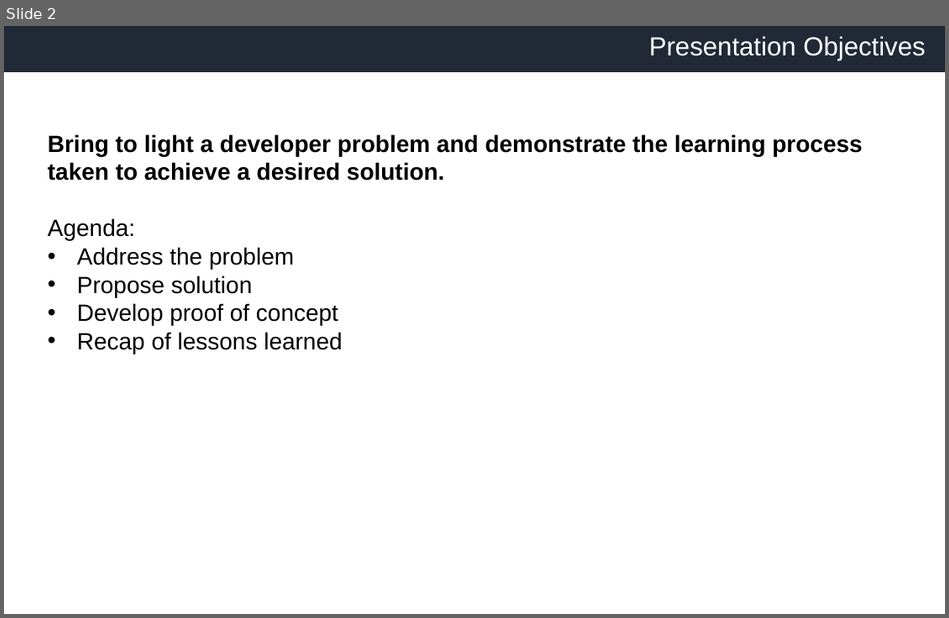
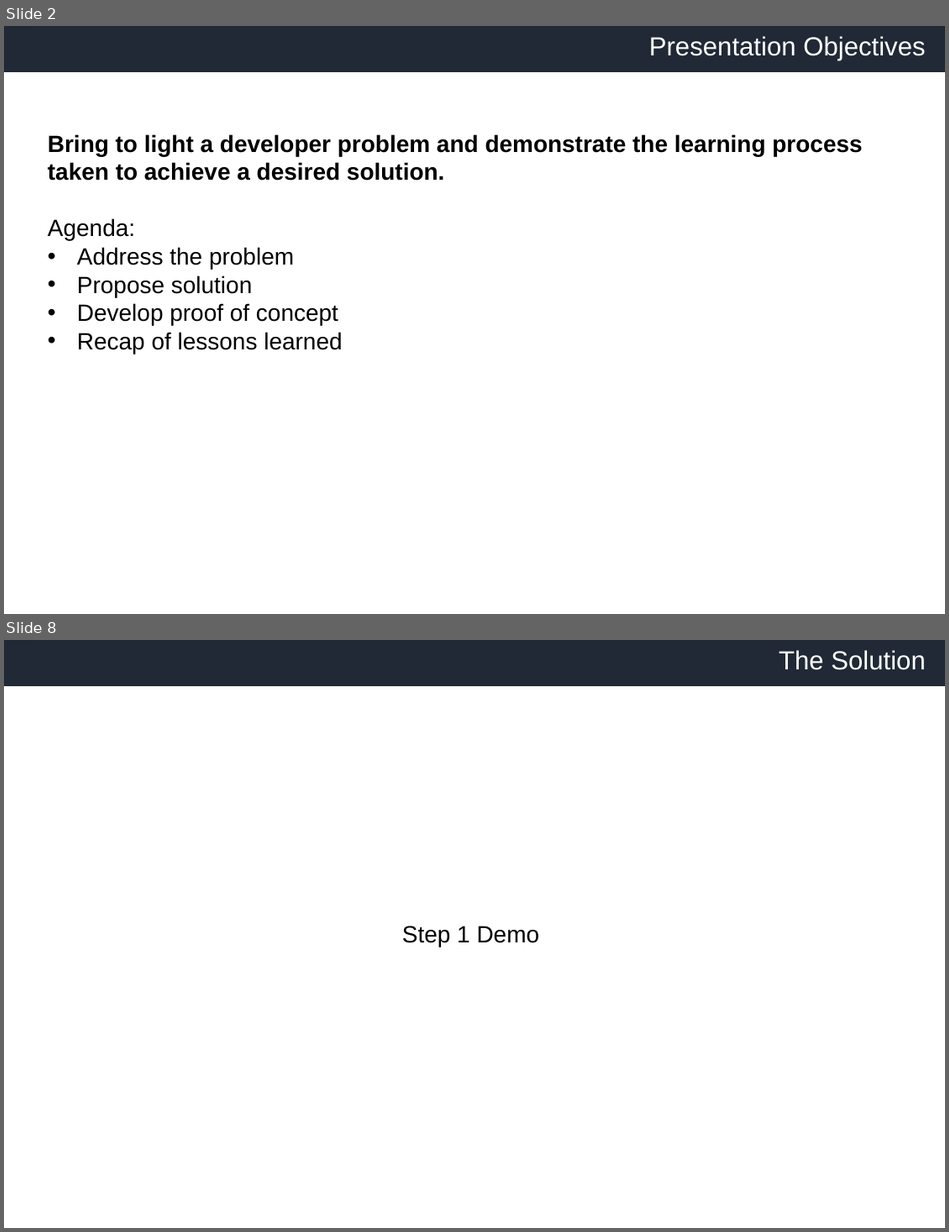
Before and after one commit to slomangino123/load-balanced-services, a slide deck: presentation.pptx. Shown one above the other, each under a label of ours: slide 2 before the commit, slides 2 and 8 after it; the slides between them are not shown. The pictures are 949x618 and 949x1232 pixels, drawn with LibreOffice and Linux fonts; fonts in the diff are those of the drawing; background and template pictures are left out. Boxes give left, top, right and bottom in pixels: in the first picture for what was removed or moved away, otherwise in the second. Text is boxed around its words. In the diff, an @@ line names an element or a change of style, - is before the commit and + after.

```diff
--- a/presentation.pptx
+++ b/presentation.pptx
@@ slide 8 added at [4,640,945,1228], background #FFFFFF; not listed: 2 template elements that a slide beside it also shows @@
@@ text added at [778,650,925,670], 20 pt, text #FFFFFF @@
+The Solution
@@ text added at [402,926,540,947], 18 pt, text #000000 @@
+Step 1 Demo
```
Also in this commit, not shown: 4 slides changed, 13 other slides added.
